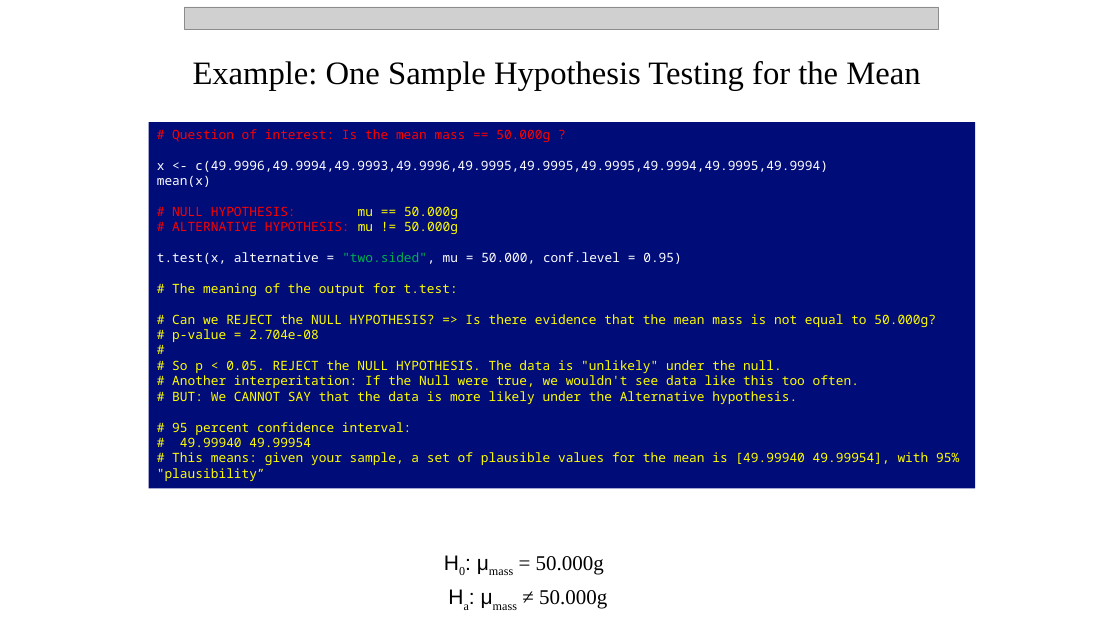
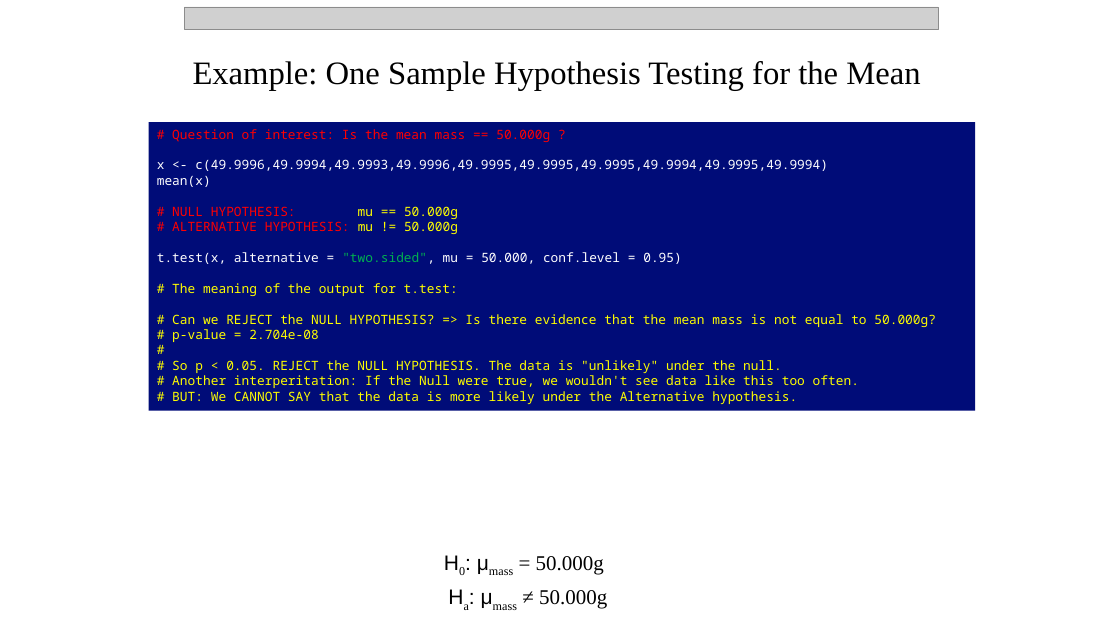
Before and after one commit to npetraco/workshop21, a slide deck: slide 28 of notes/day_2.pptx (slide 29 before the commit). Drawn at 1120x630 pixels with LibreOffice and Linux fonts; fonts in the diff are those of the drawing; grey boxes stand for pictures. Boxes give left, top, right and bottom in pixels: in the first picture for what was removed or moved away, otherwise in the second. Text is boxed around its words. In the diff, an @@ line names an element or a change of style, - is before the commit and + after.

```diff
--- a/notes/day_2.pptx
+++ b/notes/day_2.pptx
@@ rectangle "# Question of interest: Is ...": place and size @@
-rectangle "# Question of interest: Is ..." at [149, 123, 975, 489]
+rectangle "# Question of interest: Is ..." at [149, 123, 975, 411]
@@ text in rectangle at [157, 422, 959, 481]: paragraphs removed @@
-# 95 percent confidence interval:
-# 49.99940 49.99954
-# This means: given your sample, a set of plausible values for the mean is [49.99940 49.99954], with 95% "plausibility”
```
Also in this commit, not shown: 9 other slides changed, 1 slide removed.
